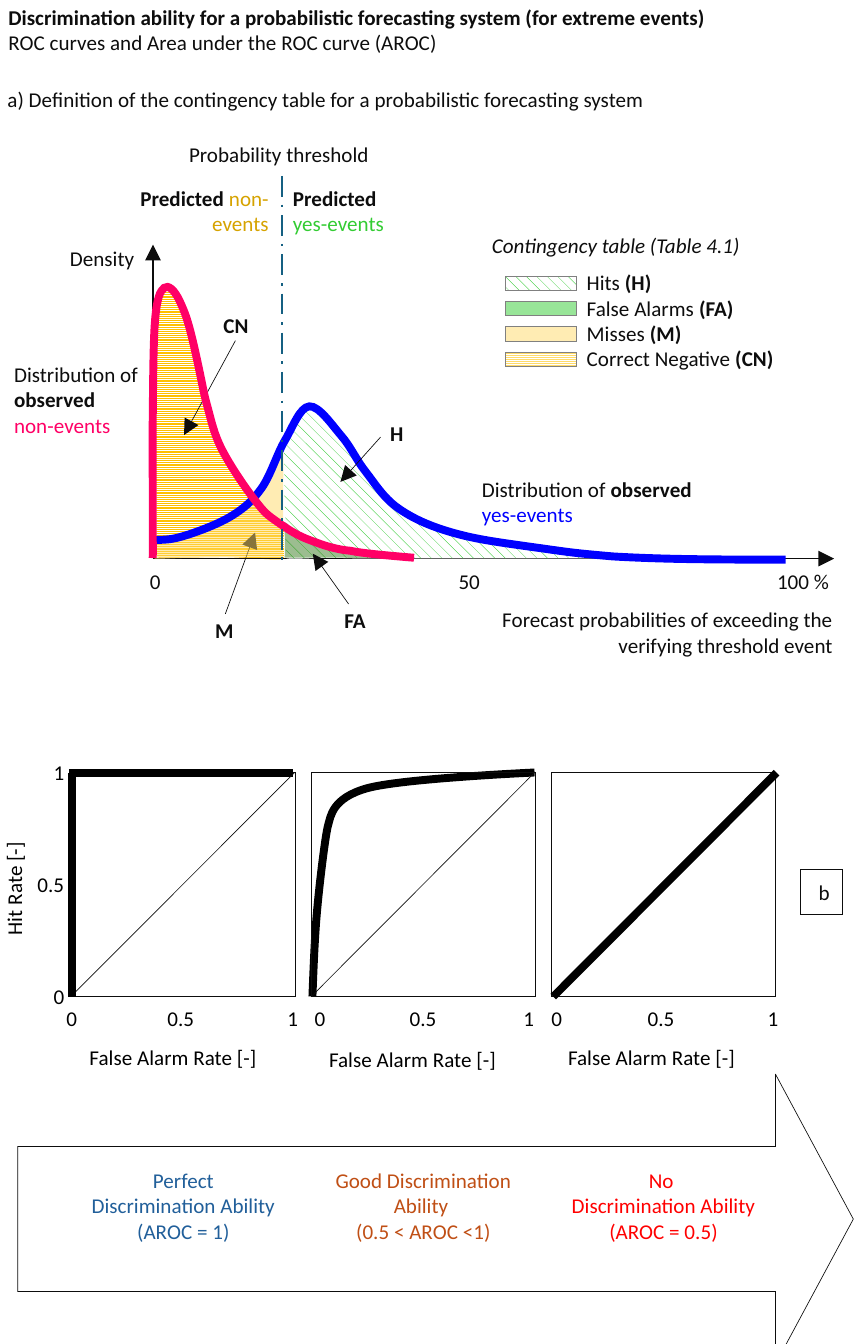
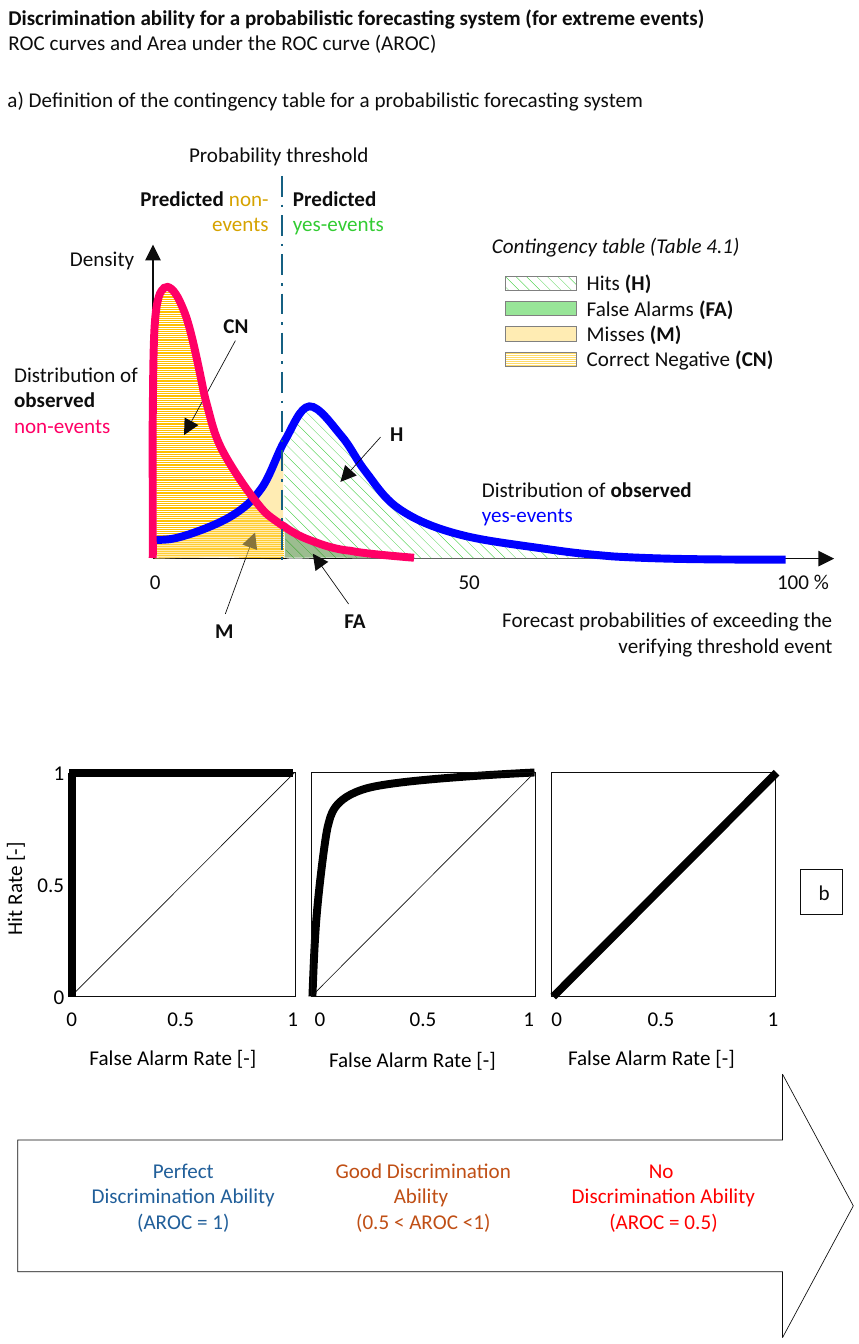
Before and after one commit to FatimaPillosu/thesis, a slide deck: slide 1 of chapter_04/figures/roc_examples.pptx. Drawn at 859x1344 pixels with LibreOffice and Linux fonts; fonts in the diff are those of the drawing. Boxes give left, top, right and bottom in pixels: in the first picture for what was removed or moved away, otherwise in the second. Text is boxed around its words. In the diff, an @@ line names an element or a change of style, - is before the commit and + after.

```diff
--- a/chapter_04/figures/roc_examples.pptx
+++ b/chapter_04/figures/roc_examples.pptx
@@ right arrow: place and size @@
-right arrow at box(17, 1073, 851, 1344)
+right arrow at box(17, 1073, 851, 1337)
@@ 3 texts: place and size @@
-3 texts at box(92, 1173, 754, 1242)
+3 texts at box(92, 1163, 754, 1232)
```
